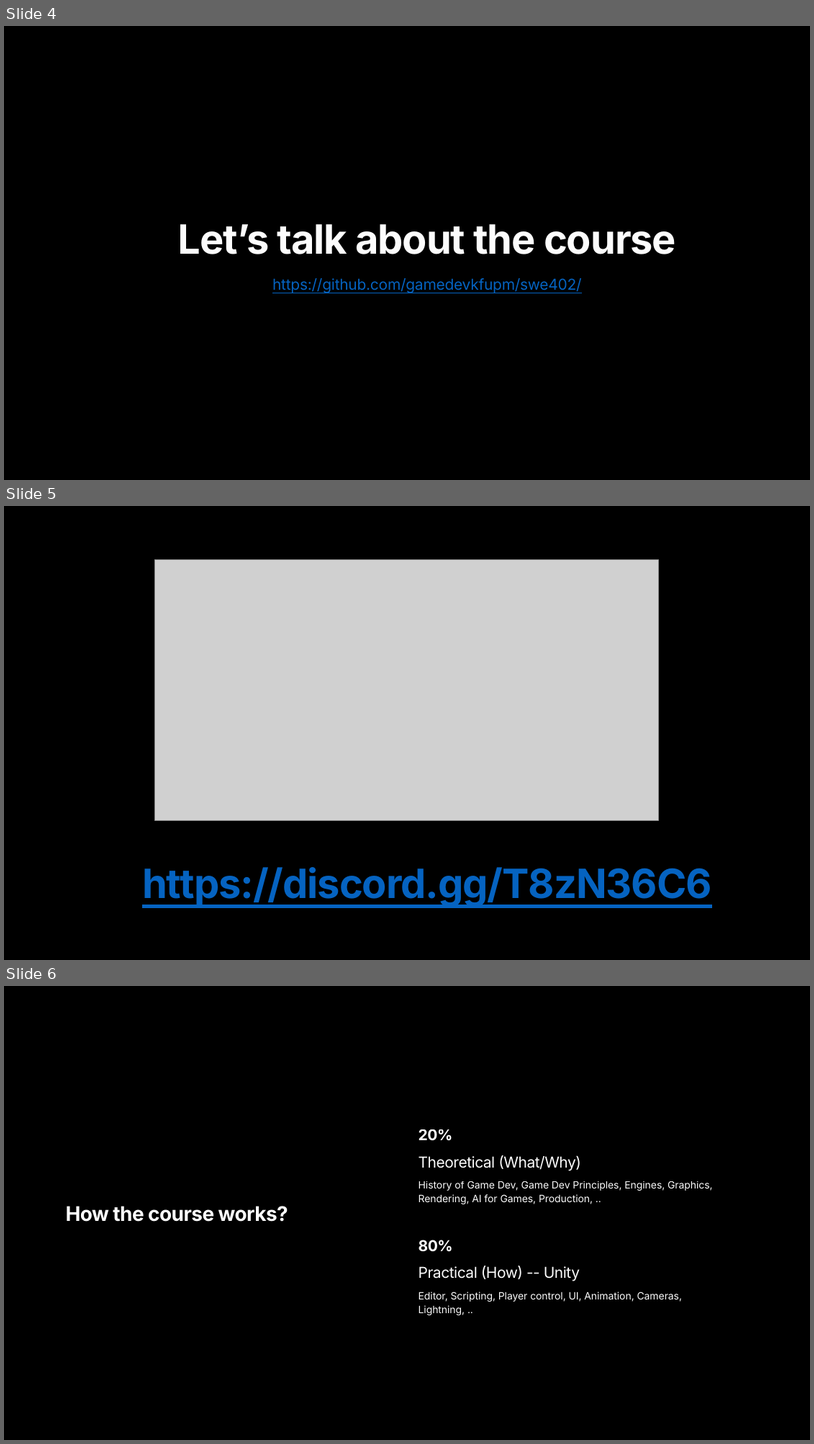
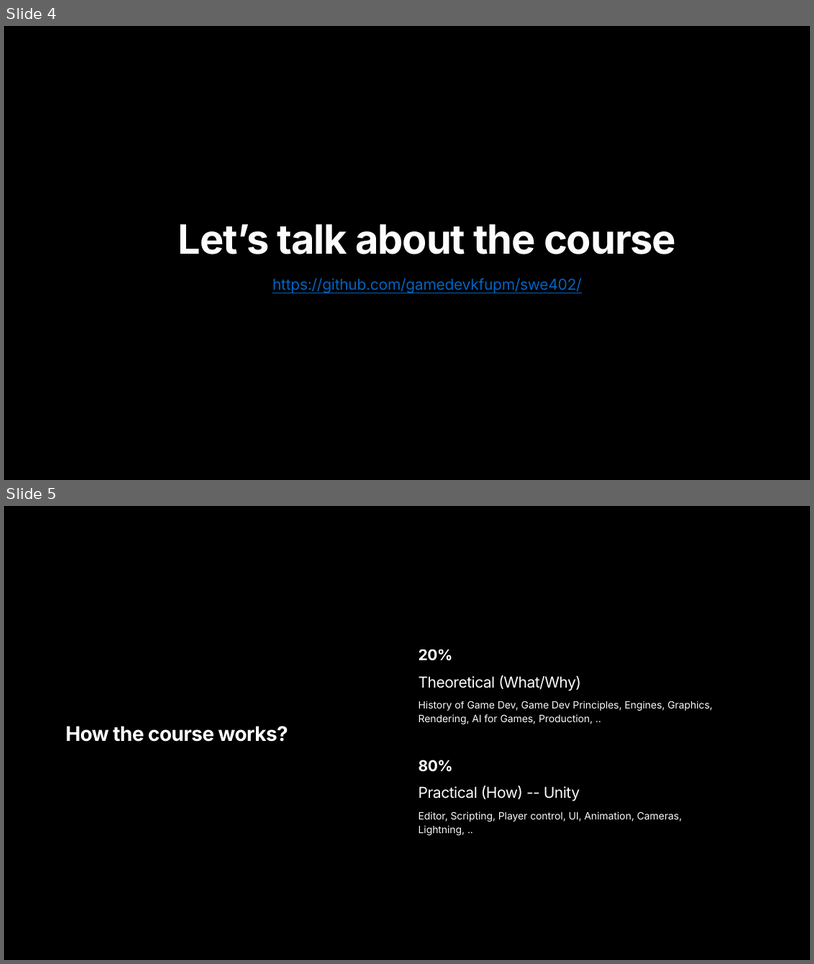
Before and after one commit to gamedevkfupm/swe402, a slide deck: course slides/ppt/Lec 1_ Introduction to course.pptx. Shown one above the other, each under a label of ours: slides 4, 5 and 6 before the commit, slides 4 and 5 after it. The pictures are 814x1444 and 814x964 pixels, drawn with LibreOffice and Linux fonts; fonts in the diff are those of the drawing; grey boxes stand for pictures. Boxes give left, top, right and bottom in pixels: in the first picture for what was removed or moved away, otherwise in the second. Text is boxed around its words. In the diff, an @@ line names an element or a change of style, - is before the commit and + after.

```diff
--- a/course slides/ppt/Lec 1_ Introduction to course.pptx
+++ b/course slides/ppt/Lec 1_ Introduction to course.pptx
@@ slide 5 removed at [4, 506, 810, 960], background #000000 @@
@@ picture removed at [154, 560, 660, 821] @@
@@ text removed at [142, 867, 712, 906] @@
-https://discord.gg/T8zN36C6
@@ what was slide 6 is now slide 5 @@
```
Also in this commit, not shown: 2 slides changed.
